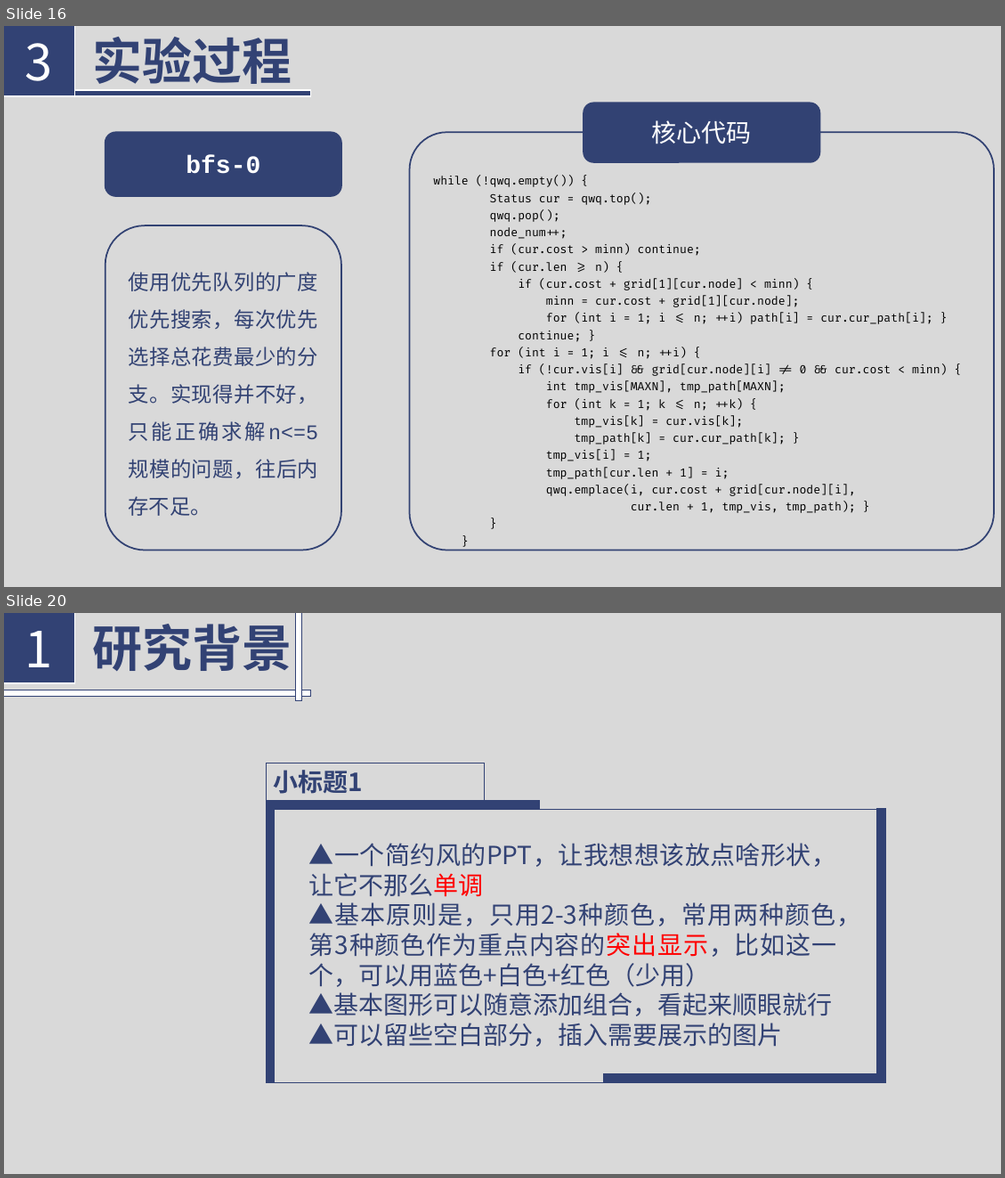
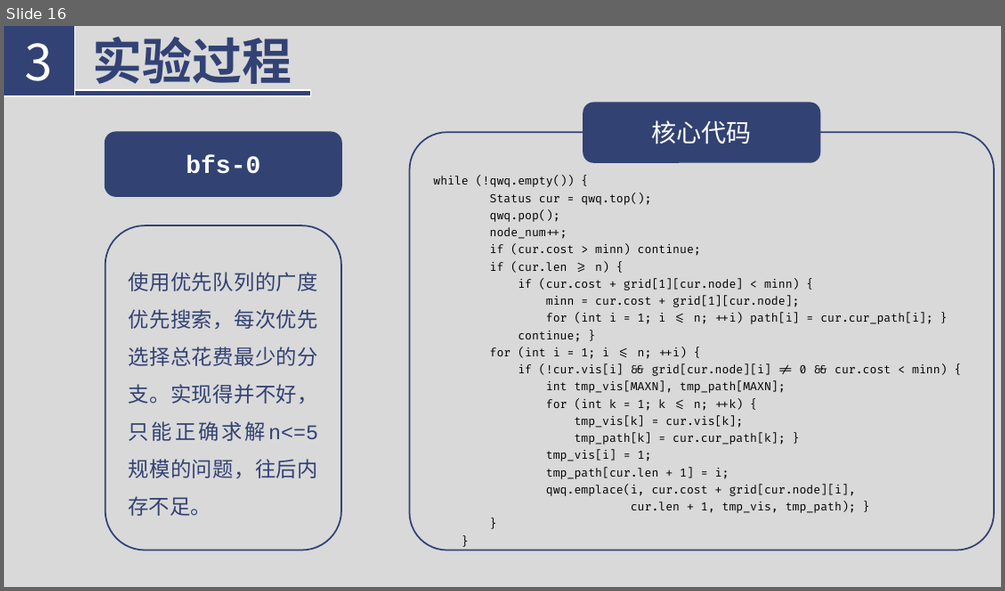
Before and after one commit to Florenz0707/AlgorithmProject, a slide deck: 3023244222-1-3/reports/introduction.pptx. Shown one above the other, each under a label of ours: slides 16 and 20 before the commit, slide 16 after it; the slides between them are not shown. The pictures are 1005x1178 and 1005x591 pixels, drawn with LibreOffice and Linux fonts; fonts in the diff are those of the drawing. Boxes give left, top, right and bottom in pixels: in the first picture for what was removed or moved away, otherwise in the second. Text is boxed around its words. In the diff, an @@ line names an element or a change of style, - is before the commit and + after.

```diff
--- a/3023244222-1-3/reports/introduction.pptx
+++ b/3023244222-1-3/reports/introduction.pptx
@@ slide 20 removed at bbox=[4, 613, 1001, 1174], background #D9D9D9 @@
@@ rectangle removed at bbox=[4, 613, 75, 684] @@
-1
@@ text removed at bbox=[93, 624, 292, 671] @@
-研究背景
@@ rectangle removed at bbox=[296, 613, 301, 700] @@
@@ rectangle removed at bbox=[4, 690, 310, 696] @@
@@ rectangle removed at bbox=[266, 763, 484, 801] @@
-小标题1
@@ rectangle removed at bbox=[266, 809, 274, 1083] @@
@@ rectangle removed at bbox=[266, 801, 539, 810] @@
@@ line removed from (531, 809) to (877, 809) @@
@@ rectangle removed at bbox=[877, 809, 886, 1083] @@
@@ text removed at bbox=[309, 843, 862, 1046] @@
-▲一个简约风的PPT，让我想想该放点啥形状，让它不那么单调
-▲基本原则是，只用2-3种颜色，常用两种颜色，第3种颜色作为重点内容的突出显示，比如这一个，可以用蓝色+白色+红色（少用）
-▲基本图形可以随意添加组合，看起来顺眼就行
-▲可以留些空白部分，插入需要展示的图片
@@ line removed from (270, 1083) to (616, 1083) @@
@@ rectangle removed at bbox=[604, 1074, 878, 1082] @@
```
Also in this commit, not shown: 2 slides changed, 13 slides added, 9 other slides removed, 1 other file.
